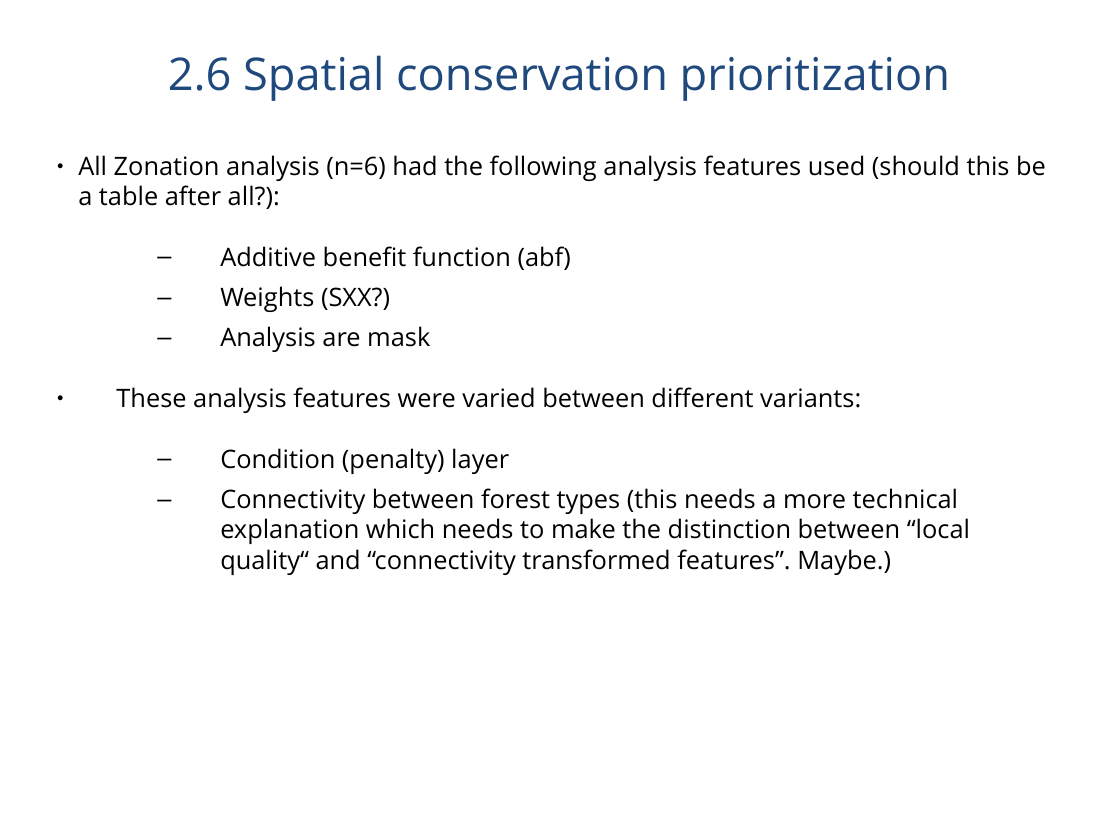
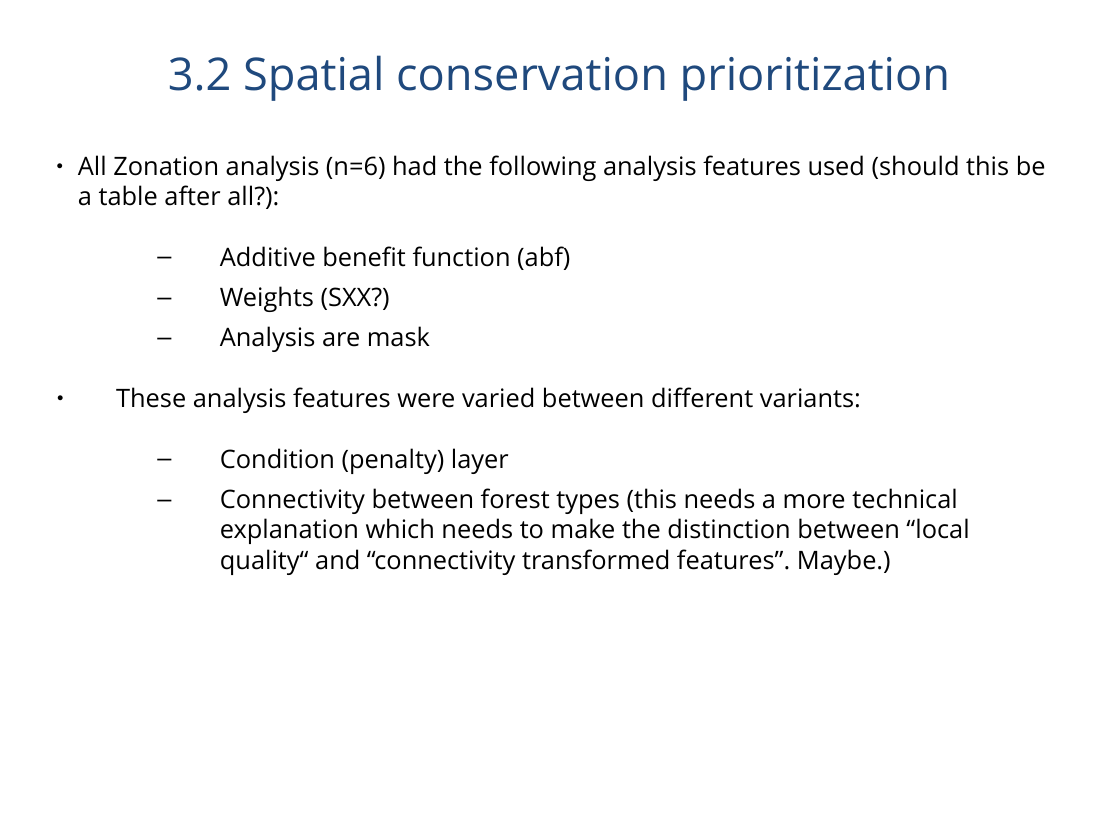
Before and after one commit to jlehtoma/validityms, a slide deck: slide 20 of reports/validity_ms_outline.ppt (slide 19 before the commit). Drawn at 1120x840 pixels with LibreOffice and Linux fonts; fonts in the diff are those of the drawing. Boxes give left, top, right and bottom in pixels: in the first picture for what was removed or moved away, otherwise in the second. Text is boxed around its words. In the diff, an @@ line names an element or a change of style, - is before the commit and + after.

```diff
--- a/reports/validity_ms_outline.ppt
+++ b/reports/validity_ms_outline.ppt
@@ title at <box>168,55,950,101</box>: text changed @@
-2.6 Spatial conservation prioritization
+3.2 Spatial conservation prioritization
@@ text at <box>116,246,969,575</box>: indent changed @@
```
Also in this commit, not shown: 18 other slides changed, 2 slides added, 1 other file.
